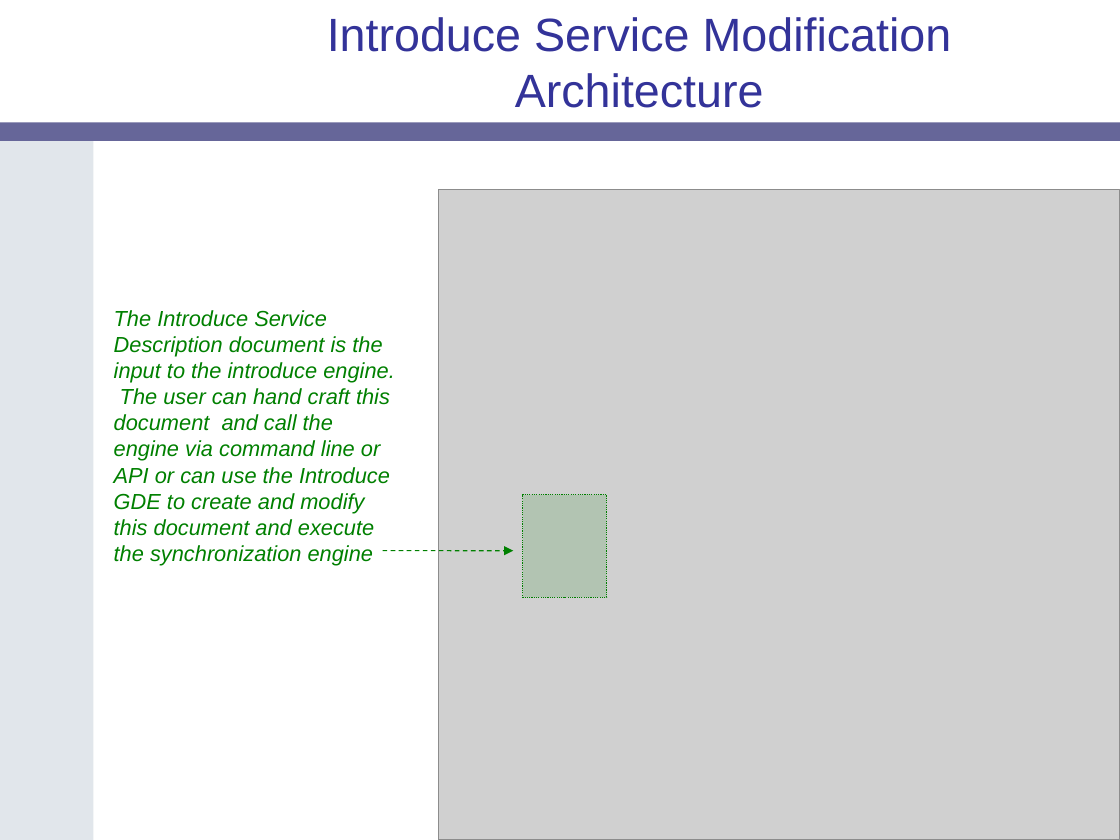
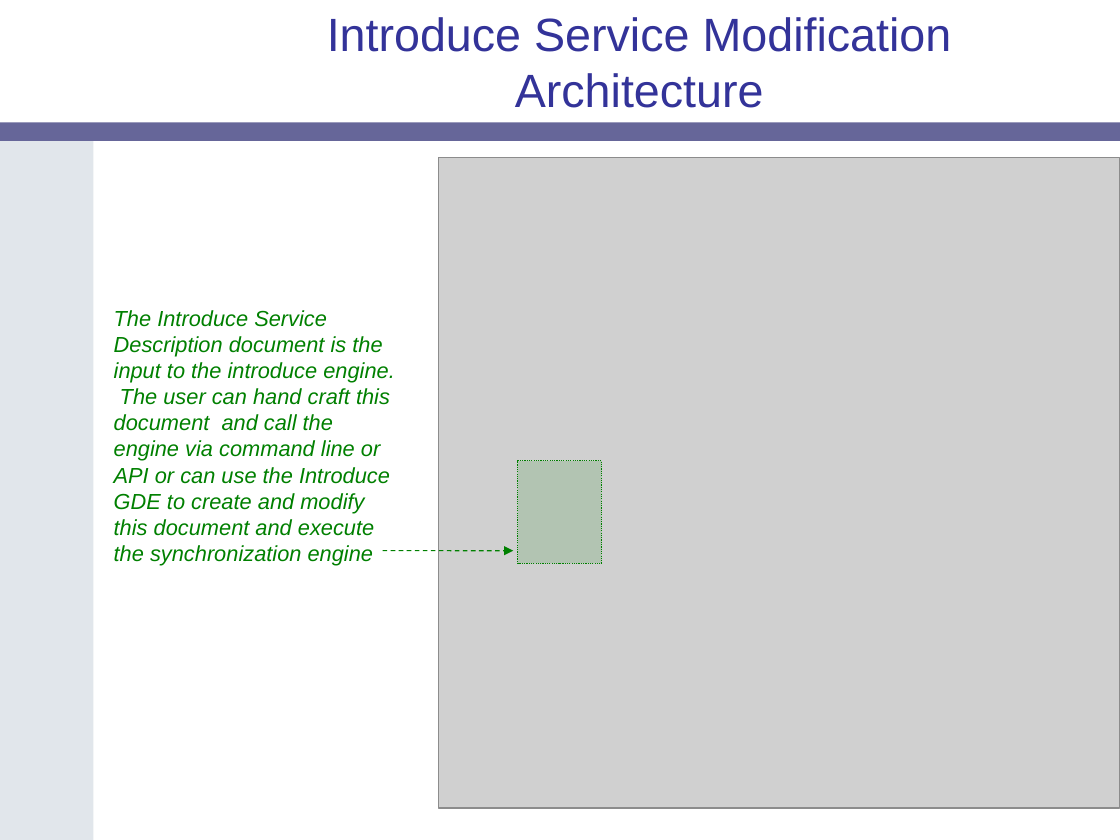
Before and after one commit to NCIP/cagrid-docs, a slide deck: slide 18 of presentations/introduce/Introduce-OGF19.ppt (slide 10 before the commit). Drawn at 1120x840 pixels with LibreOffice and Linux fonts; fonts in the diff are those of the drawing; grey boxes stand for pictures; background and template pictures are left out. Boxes give left, top, right and bottom in pixels: in the first picture for what was removed or moved away, otherwise in the second. Text is boxed around its words. In the diff, an @@ line names an element or a change of style, - is before the commit and + after.

```diff
--- a/presentations/introduce/Introduce-OGF19.ppt
+++ b/presentations/introduce/Introduce-OGF19.ppt
@@ picture: place and size @@
-picture at (439, 189, 1120, 840)
+picture at (439, 157, 1120, 808)
@@ rectangle: place and size @@
-rectangle at (523, 495, 607, 598)
+rectangle at (517, 460, 601, 563)
@@ rectangle added at (674, 735, 1120, 840), fill #FFFFFF @@
```
Also in this commit, not shown: 4 other slides changed, 3 slides added, 1 slide removed.
